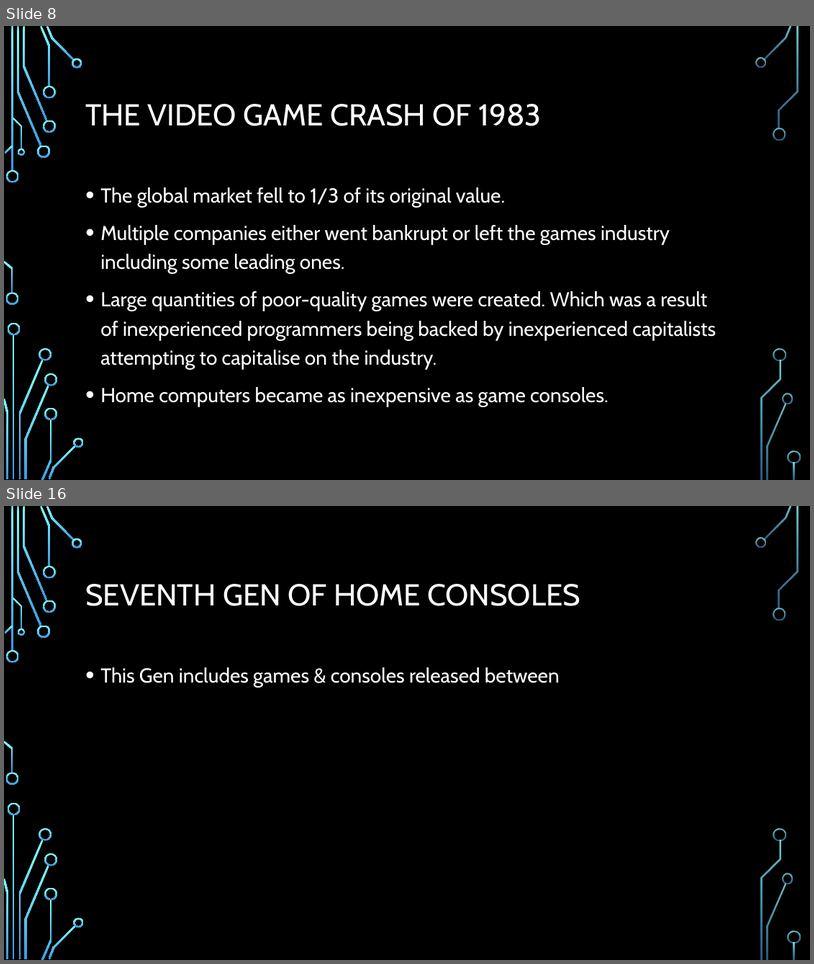
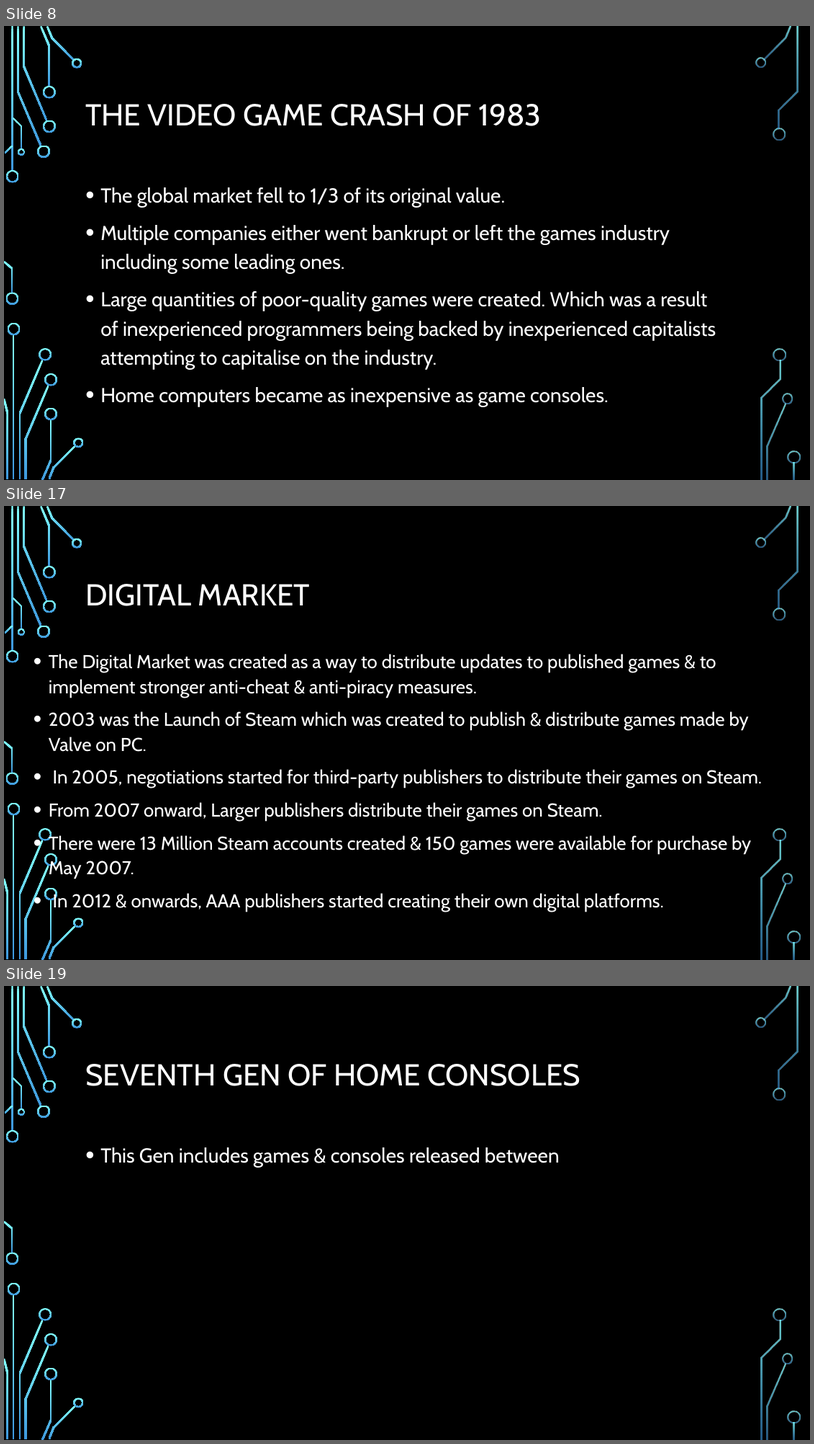
Before and after one commit to Stampard0/Assessments, a slide deck: Informational Technology (Game Design)/Part 1 Redo/Cluster - Introduction to Game Design/AT04/AT04 Video Game History By Richard Pountney.pptx. Shown one above the other, each under a label of ours: slides 8 and 16 before the commit, slides 8, 17 and 19 after it; the slides between them are not shown. The pictures are 814x964 and 814x1444 pixels, drawn with LibreOffice and Linux fonts; fonts in the diff are those of the drawing; background and template pictures are left out. Boxes give left, top, right and bottom in pixels: in the first picture for what was removed or moved away, otherwise in the second. Text is boxed around its words. In the diff, an @@ line names an element or a change of style, - is before the commit and + after.

```diff
--- a/Informational Technology (Game Design)/Part 1 Redo/Cluster - Introduction to Game Design/AT04/AT04 Video Game History By Richard Pountney.pptx
+++ b/Informational Technology (Game Design)/Part 1 Redo/Cluster - Introduction to Game Design/AT04/AT04 Video Game History By Richard Pountney.pptx
@@ slide 17 added at (4, 506, 810, 960), background picture (left out); not listed: 36 template elements that a slide beside it also shows @@
@@ title added at (85, 584, 310, 606), 36 pt, text #FFFFFF @@
+DIGITAL MARKET
@@ text added at (49, 654, 762, 911), 22.2 pt, text #FFFFFF @@
+• The Digital Market was created as a way to distribute updates to published games & to implement stronger anti-cheat & anti-piracy measures.
+• 2003 was the Launch of Steam which was created to publish & distribute games made by Valve on PC.
+• In 2005, negotiations started for third-party publishers to distribute their games on Steam.
+• From 2007 onward, Larger publishers distribute their games on Steam.
+• There were 13 Million Steam accounts created & 150 games were available for purchase by May 2007.
+• In 2012 & onwards, AAA publishers started creating their own digital platforms.
@@ what was slide 16 is now slide 19 @@
```
Also in this commit, not shown: 6 slides changed, 4 other slides added, 2 slides removed.
